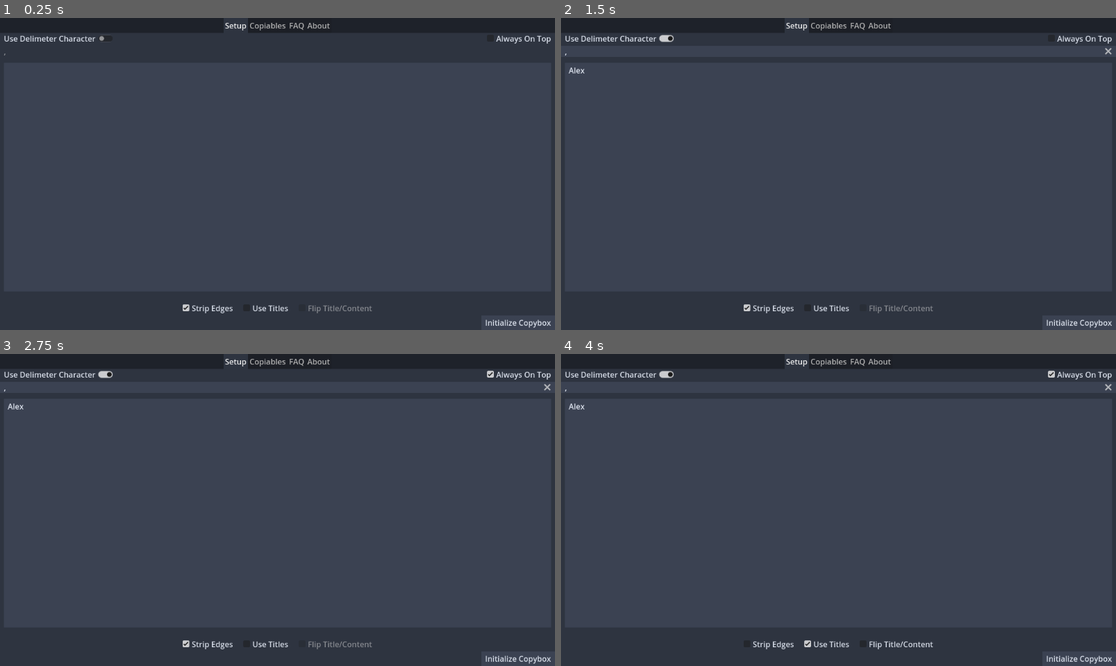
Above: before the commit, frames 1-4 (two rows, left to right).
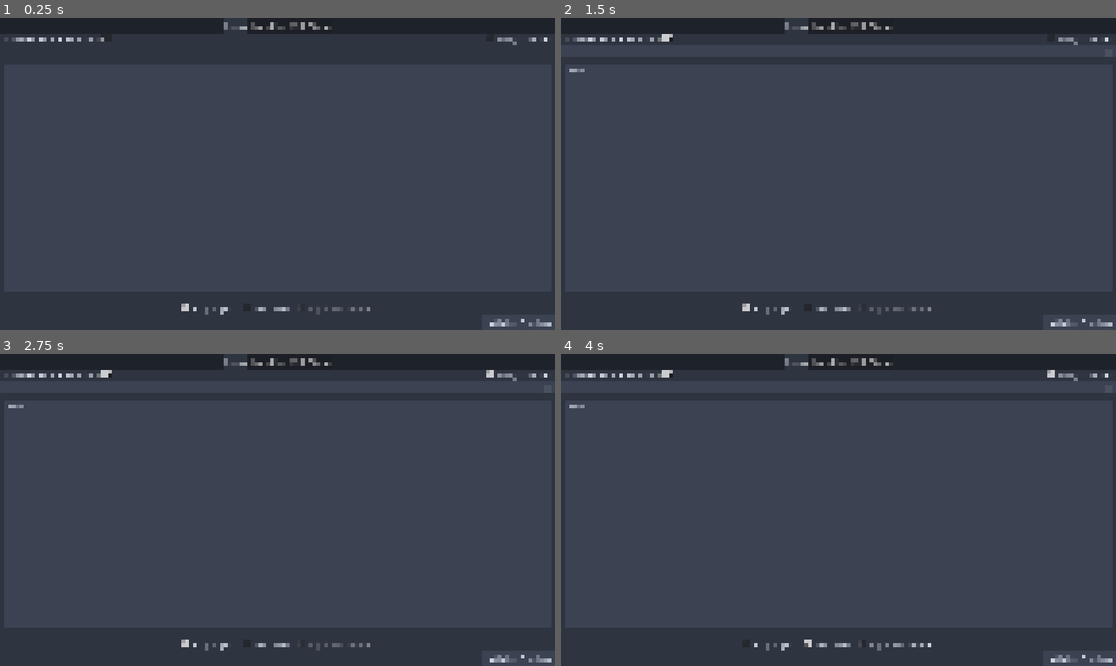
Above: after the commit, the same moments.

Repository: Scribble-Sheep/Copybox
Game: Godot game, scene res://Mainscene.tscn
Same seed, same stepped clock (60 frames per second), same inputs: the game is played once before the commit and once after it.
Inputs (mouse positions are in pixels of both pictures, inside the frame that each line leads up to):
- Up to frame 1 (0.25 s): no input
- Up to frame 2 (1.5 s): click (838, 177) at 0.52 s; type "Alex" at 0.6 s; click "Use Delimeter Character" at 1.25 s
- Up to frame 3 (2.75 s): click "Always On Top" at 2 s
- Up to frame 4 (4 s): click "Strip Edges" at 2.75 s; click "Use Titles" at 3.5 s

The runs differ from the first frame. In frame 1, 1.1% of the frame differs, in the area x 0-100%, y 0-100%; in frame 2, 1.1%; in frame 3, 1.2%; in frame 4, 1.2%.

Commit message:
set some settings to optimize

Diff:
--- /dev/null
+++ b/Mainscene.gd
@@ -0,0 +1,7 @@
+extends Control
+
+
+func _ready()->void:
+	PhysicsServer2D.set_active(false)
+	PhysicsServer3D.set_active(false)
+	OS.low_processor_usage_mode = true
--- a/Mainscene.tscn
+++ b/Mainscene.tscn
@@ -1,5 +1,6 @@
-[gd_scene load_steps=6 format=3 uid="uid://ckfaab762ijsb"]
+[gd_scene load_steps=7 format=3 uid="uid://ckfaab762ijsb"]
 
+[ext_resource type="Script" path="res://Mainscene.gd" id="1_1cppe"]
 [ext_resource type="Script" path="res://TabBar.gd" id="1_c0t2p"]
 [ext_resource type="Script" path="res://CopyablesBox.gd" id="1_jnc58"]
 [ext_resource type="Script" path="res://TitlesToggle.gd" id="2_8mpku"]
@@ -13,6 +14,7 @@
 anchor_bottom = 1.0
 grow_horizontal = 2
 grow_vertical = 2
+script = ExtResource("1_1cppe")
 
 [node name="TabBar" type="TabContainer" parent="."]
 layout_mode = 1
--- a/project.godot
+++ b/project.godot
@@ -11,6 +11,7 @@
 [application]
 
 config/name="Copybox"
+config/version="1.0.2"
 run/main_scene="res://Mainscene.tscn"
 config/features=PackedStringArray("4.2", "GL Compatibility")
 config/icon="res://icon.svg"
Not shown, changed: export_presets.cfg
